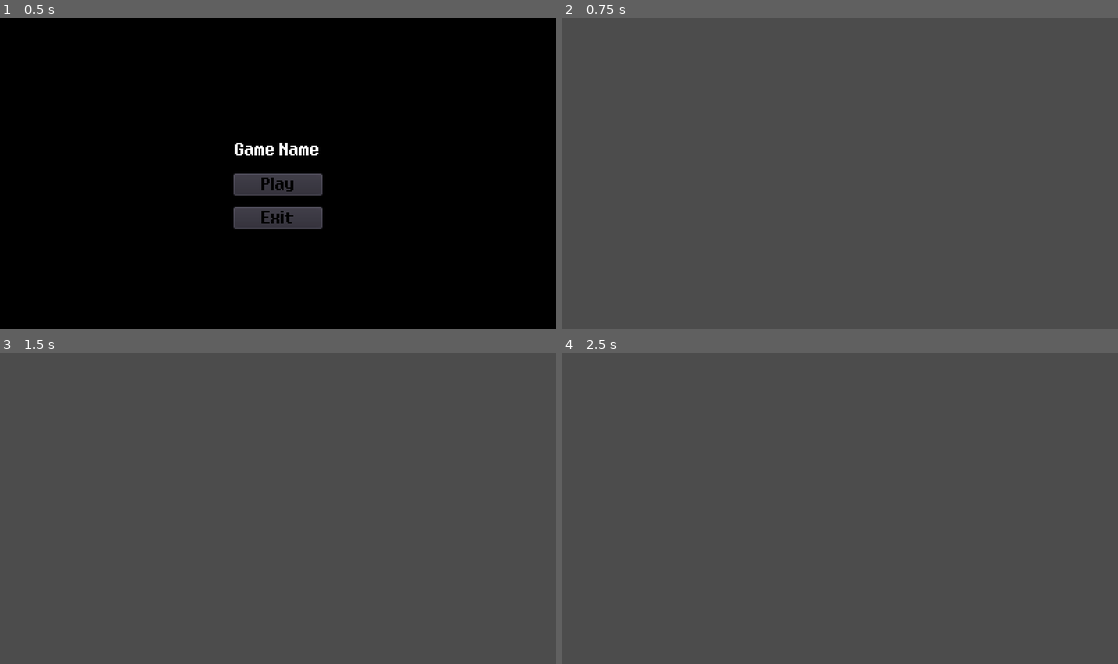
Above: before the commit, frames 1-4 (two rows, left to right).
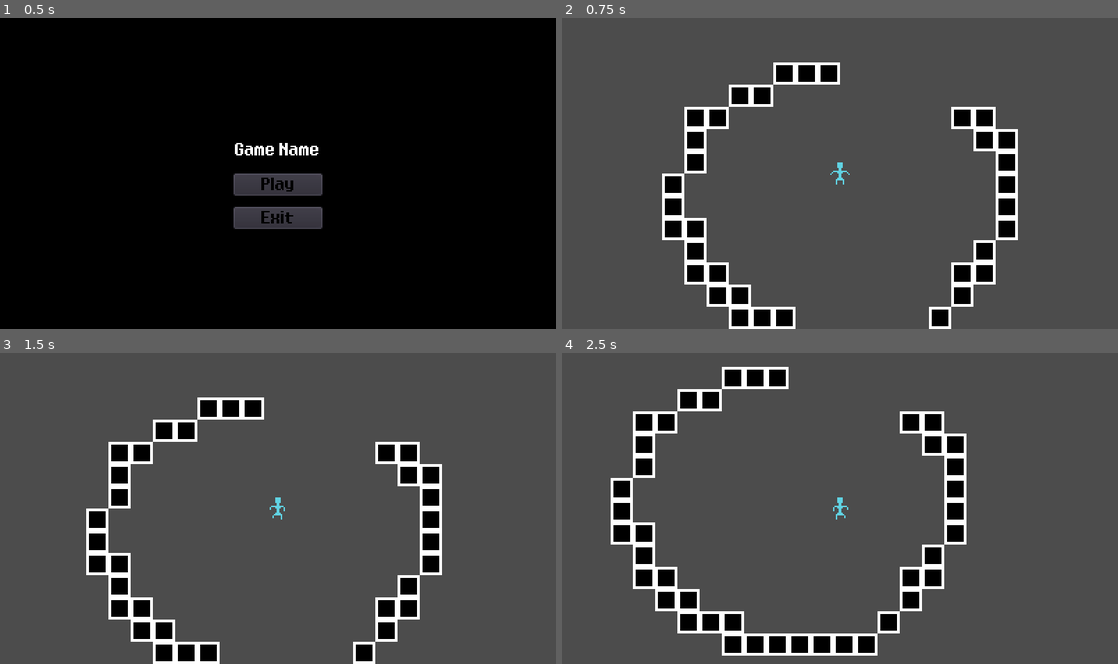
Above: after the commit, the same moments.

Repository: zachbaker55/C292-Game-Jam
Game: Godot game, scene res://UI/Main_Menu.tscn
The game is run twice, just before and just after one commit, with the same random seed, the same clock (stepped at 60 frames per second) and the same inputs.
Inputs:
- Up to frame 1 (0.5 s): no input
- Up to frame 2 (0.75 s): click "Play" at 0.5 s
- Up to frame 3 (1.5 s): tap Enter at 1.25 s; hold D (right) from 1.28 s (still down)
- Up to frame 4 (2.5 s): release D (right) at 2.03 s; hold S (down, bound only after the commit) from 2.03 s (still down)

Frame 1 is identical in both runs. In frame 2, 9.8% of the frame differs, in the area x 18-82%, y 14-100%; in frame 3, 9.8%; in frame 4, 12%, in the area x 8-73%, y 4-98%.

Commit message:
Player Movement, Camera, player collision finished

Diff:
--- a/Game.tscn
+++ b/Game.tscn
@@ -1,3 +1,57 @@
-[gd_scene format=2]
+[gd_scene load_steps=5 format=2]
+
+[ext_resource path="res://Player/Player.tscn" type="PackedScene" id=1]
+[ext_resource path="res://Assets/tilemap.png" type="Texture" id=2]
+
+[sub_resource type="ConvexPolygonShape2D" id=2]
+points = PoolVector2Array( 16, 16, 0, 16, 0, 0, 16, 0 )
+
+[sub_resource type="TileSet" id=1]
+1/name = "tilemap.png 1"
+1/texture = ExtResource( 2 )
+1/tex_offset = Vector2( 0, 0 )
+1/modulate = Color( 1, 1, 1, 1 )
+1/region = Rect2( 41, 7, 0, 0 )
+1/tile_mode = 0
+1/occluder_offset = Vector2( 0, 0 )
+1/navigation_offset = Vector2( 0, 0 )
+1/shape_offset = Vector2( 0, 0 )
+1/shape_transform = Transform2D( 1, 0, 0, 1, 0, 0 )
+1/shape_one_way = false
+1/shape_one_way_margin = 0.0
+1/shapes = [  ]
+1/z_index = 0
+2/name = "tilemap.png 2"
+2/texture = ExtResource( 2 )
+2/tex_offset = Vector2( 0, 0 )
+2/modulate = Color( 1, 1, 1, 1 )
+2/region = Rect2( 80, 0, 16, 16 )
+2/tile_mode = 0
+2/occluder_offset = Vector2( 0, 0 )
+2/navigation_offset = Vector2( 0, 0 )
+2/shape_offset = Vector2( 0, 0 )
+2/shape_transform = Transform2D( 1, 0, 0, 1, 0, 0 )
+2/shape = SubResource( 2 )
+2/shape_one_way = false
+2/shape_one_way_margin = 1.0
+2/shapes = [ {
+"autotile_coord": Vector2( 0, 0 ),
+"one_way": false,
+"one_way_margin": 1.0,
+"shape": SubResource( 2 ),
+"shape_transform": Transform2D( 1, 0, 0, 1, 0, 0 )
+} ]
+2/z_index = 0
 
 [node name="Game" type="Node2D"]
+
+[node name="Player" parent="." instance=ExtResource( 1 )]
+
+[node name="Node2D" type="Node2D" parent="."]
+
+[node name="Collision" type="TileMap" parent="Node2D"]
+tile_set = SubResource( 1 )
+cell_size = Vector2( 16, 16 )
+collision_use_kinematic = true
+format = 1
+tile_data = PoolIntArray( -458749, 1, 0, -393215, 1, 0, -393214, 1, 0, -393212, 1, 0, -262147, 2, 0, -262146, 2, 0, -262145, 2, 0, -327680, 1, 0, -327679, 1, 0, -196613, 2, 0, -196612, 2, 0, -262142, 1, 0, -262139, 1, 0, -131079, 2, 0, -131078, 2, 0, -196606, 1, 0, -196604, 1, 0, -196603, 2, 0, -196602, 2, 0, -65543, 2, 0, -131071, 1, 0, -131070, 1, 0, -131066, 2, 0, -131065, 2, 0, -7, 2, 0, -65529, 2, 0, 65528, 2, 0, 7, 2, 0, 131064, 2, 0, 65543, 2, 0, 196600, 2, 0, 196601, 2, 0, 131079, 2, 0, 262137, 2, 0, 196614, 2, 0, 327673, 2, 0, 327674, 2, 0, 262149, 2, 0, 262150, 2, 0, 393210, 2, 0, 393211, 2, 0, 327685, 2, 0, 458747, 2, 0, 458748, 2, 0, 458749, 2, 0, 393220, 2, 0, 524285, 2, 0, 524286, 2, 0, 524287, 2, 0, 458752, 2, 0, 458753, 2, 0, 458754, 2, 0, 458755, 2, 0 )
--- a/Global.gd
+++ b/Global.gd
@@ -17,6 +17,5 @@
 				Pause_Menu.show()
 
 
-
 func reset():
 	var _scene = get_tree().change_scene("res://Game.tscn")
--- /dev/null
+++ b/Player/Player.gd
@@ -0,0 +1,18 @@
+extends KinematicBody2D
+
+var velocity = Vector2()
+var speed = 50
+
+onready var sprite = $AnimatedSprite
+
+func _ready():
+	pass
+
+func _physics_process(delta):
+	var direction = Vector2(Input.get_action_strength("right") - Input.get_action_strength("left"),
+	Input.get_action_strength("down") - Input.get_action_strength("up")).normalized()
+	move_and_slide(direction * speed)
+	if (direction != Vector2.ZERO):
+		sprite.animation =  "walk"
+	else:
+		sprite.animation = "idle"
--- /dev/null
+++ b/Player/Player.tscn
@@ -0,0 +1,46 @@
+[gd_scene load_steps=8 format=2]
+
+[ext_resource path="res://Assets/tempPlayer.png" type="Texture" id=1]
+[ext_resource path="res://Player/Player.gd" type="Script" id=2]
+
+[sub_resource type="AtlasTexture" id=1]
+atlas = ExtResource( 1 )
+region = Rect2( 0, 0, 16, 16 )
+
+[sub_resource type="AtlasTexture" id=2]
+atlas = ExtResource( 1 )
+region = Rect2( 16, 0, 16, 16 )
+
+[sub_resource type="AtlasTexture" id=3]
+atlas = ExtResource( 1 )
+region = Rect2( 32, 0, 16, 16 )
+
+[sub_resource type="SpriteFrames" id=4]
+animations = [ {
+"frames": [ SubResource( 1 ) ],
+"loop": true,
+"name": "idle",
+"speed": 5.0
+}, {
+"frames": [ SubResource( 2 ), SubResource( 3 ) ],
+"loop": true,
+"name": "walk",
+"speed": 5.0
+} ]
+
+[sub_resource type="RectangleShape2D" id=5]
+extents = Vector2( 8, 8 )
+
+[node name="Player" type="KinematicBody2D"]
+script = ExtResource( 2 )
+
+[node name="AnimatedSprite" type="AnimatedSprite" parent="."]
+frames = SubResource( 4 )
+animation = "idle"
+playing = true
+
+[node name="CollisionShape2D" type="CollisionShape2D" parent="."]
+shape = SubResource( 5 )
+
+[node name="Camera2D" type="Camera2D" parent="."]
+current = true
--- a/project.godot
+++ b/project.godot
@@ -63,9 +63,14 @@
 "events": [ Object(InputEventKey,"resource_local_to_scene":false,"resource_name":"","device":0,"alt":false,"shift":false,"control":false,"meta":false,"command":false,"pressed":false,"scancode":68,"physical_scancode":0,"unicode":0,"echo":false,"script":null)
  ]
 }
-jump={
+up={
 "deadzone": 0.5,
-"events": [ Object(InputEventKey,"resource_local_to_scene":false,"resource_name":"","device":0,"alt":false,"shift":false,"control":false,"meta":false,"command":false,"pressed":false,"scancode":32,"physical_scancode":0,"unicode":0,"echo":false,"script":null)
+"events": [ Object(InputEventKey,"resource_local_to_scene":false,"resource_name":"","device":0,"alt":false,"shift":false,"control":false,"meta":false,"command":false,"pressed":false,"scancode":87,"physical_scancode":0,"unicode":0,"echo":false,"script":null)
+ ]
+}
+down={
+"deadzone": 0.5,
+"events": [ Object(InputEventKey,"resource_local_to_scene":false,"resource_name":"","device":0,"alt":false,"shift":false,"control":false,"meta":false,"command":false,"pressed":false,"scancode":83,"physical_scancode":0,"unicode":0,"echo":false,"script":null)
  ]
 }
 menu={
Binary file added: Assets/tempPlayer.png
Not shown, added: Assets/tempPlayer.png.import
Binary file added: Assets/tilemap.png
Not shown, added: Assets/tilemap.png.import
Binary file added: icon.png
Not shown, added: icon.png.import
